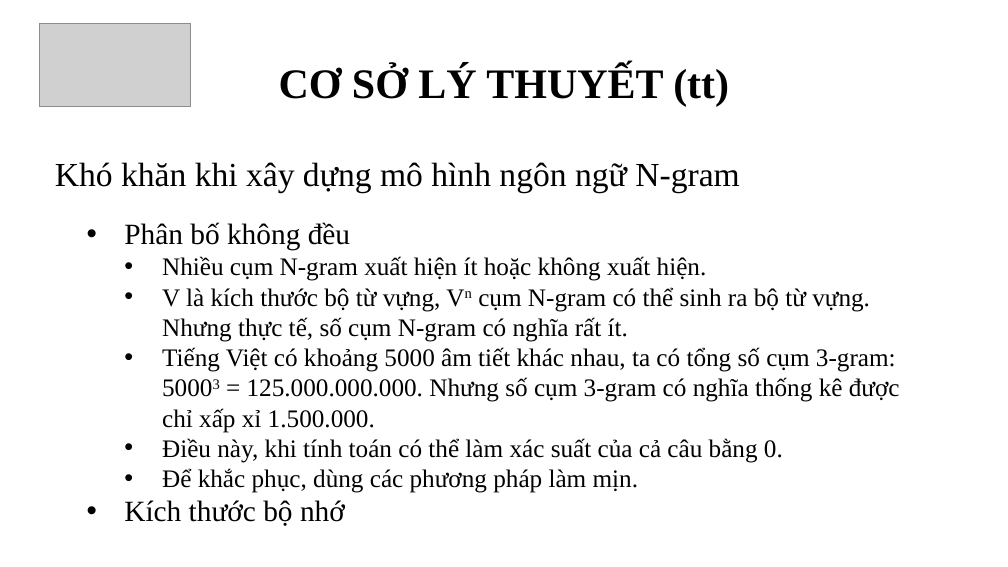
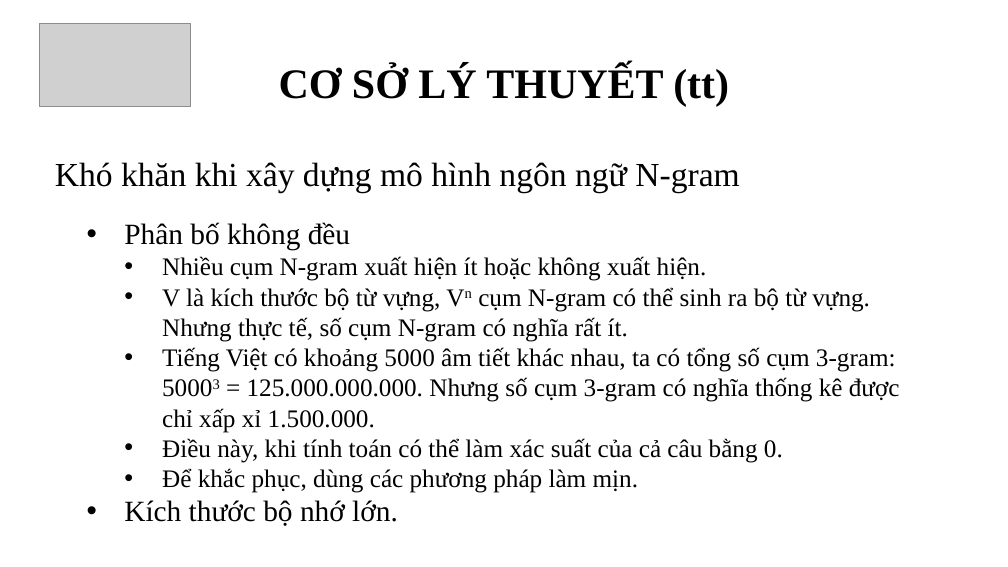
Before and after one commit to thanle95/Thesis_VietnameseCheckingSpelling, a slide deck: slide 13 of present.pptx (slide 12 before the commit). Drawn at 1008x567 pixels with LibreOffice and Linux fonts; fonts in the diff are those of the drawing; grey boxes stand for pictures; background and template pictures are left out. Boxes give left, top, right and bottom in pixels: in the first picture for what was removed or moved away, otherwise in the second. Text is boxed around its words. In the diff, an @@ line names an element or a change of style, - is before the commit and + after.

```diff
--- a/present.pptx
+++ b/present.pptx
@@ text at <box>124,500,398,526</box>: text changed @@
-• Kích thước bộ nhớ
+• Kích thước bộ nhớ lớn.
```
Also in this commit, not shown: 13 other slides changed, 1 slide added, 3 other files.
